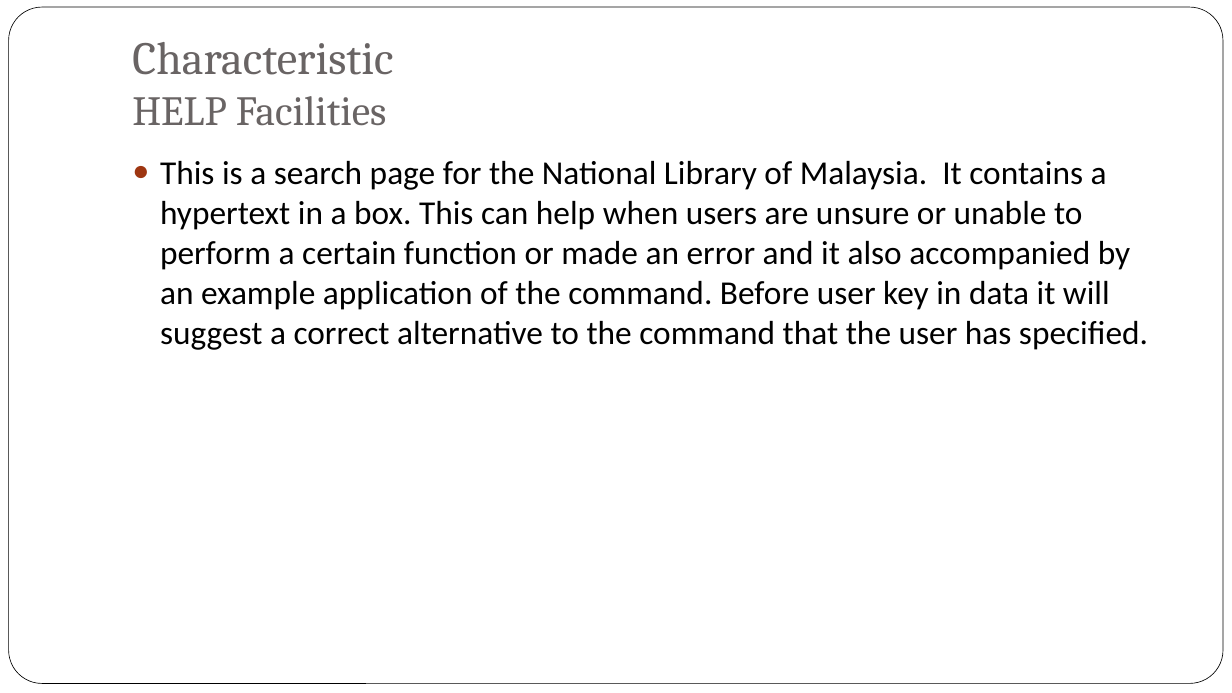
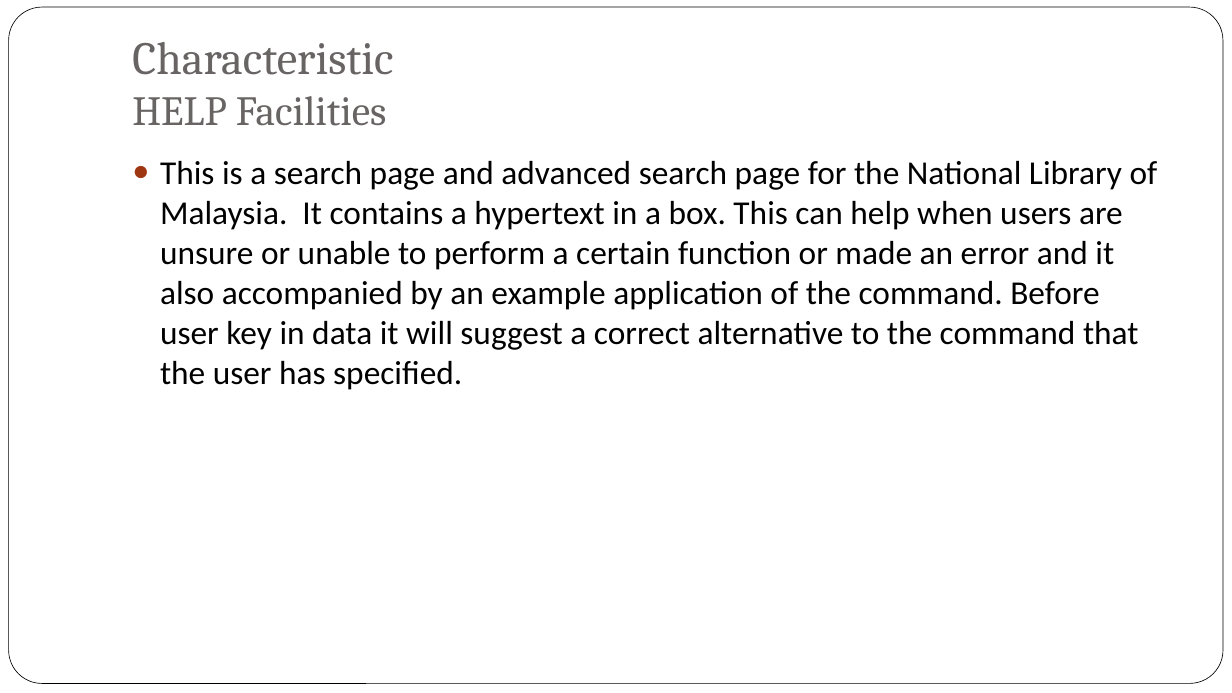
Before and after one commit to jyu1129/Library-System-IS-assignment, a slide deck: slide 3 of Week 10/Week 10 - Inputs.pptx. Drawn at 1232x693 pixels with LibreOffice and Linux fonts; fonts in the diff are those of the drawing; background and template pictures are left out. Boxes give left, top, right and bottom in pixels: in the first picture for what was removed or moved away, otherwise in the second. Text is boxed around its words. In the diff, an @@ line names an element or a change of style, - is before the commit and + after.

```diff
--- a/Week 10/Week 10 - Inputs.pptx
+++ b/Week 10/Week 10 - Inputs.pptx
@@ text at [160, 161, 1158, 390]: text changed @@
-● This is a search page for the National Library of Malaysia. It contains a hypertext in a box. This can help when users are unsure or unable to perform a certain function or made an error and it also accompanied by an example application of the command. Before user key in data it will suggest a correct alternative to the command that the user has specified.
+● This is a search page and advanced search page for the National Library of Malaysia. It contains a hypertext in a box. This can help when users are unsure or unable to perform a certain function or made an error and it also accompanied by an example application of the command. Before user key in data it will suggest a correct alternative to the command that the user has specified.
```
